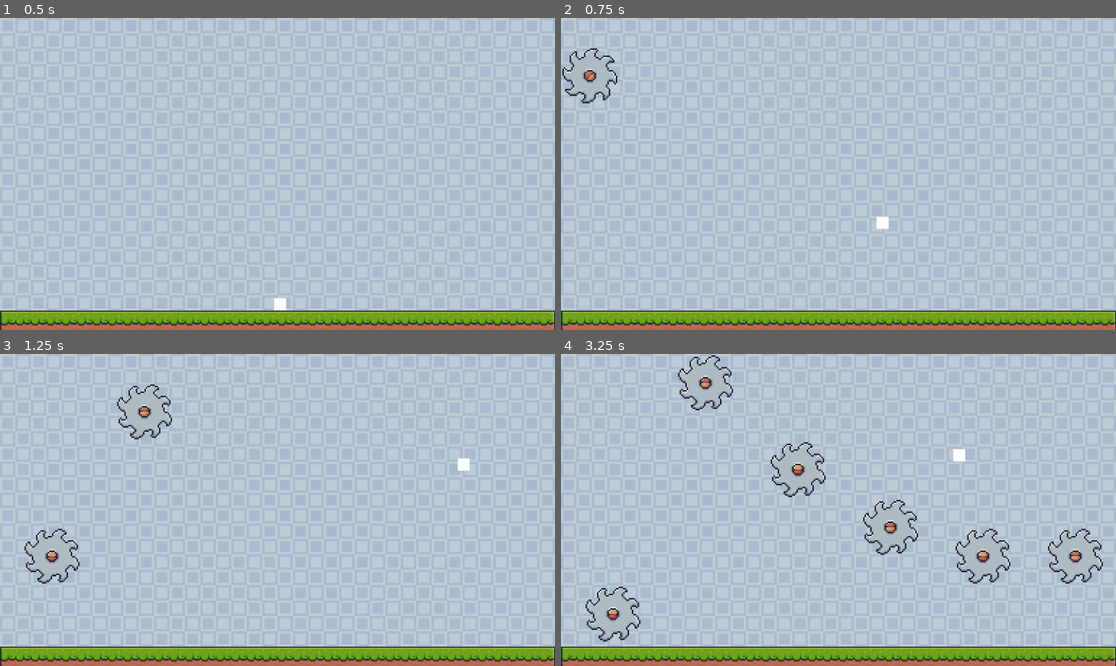
Above: before the commit, frames 1-4 (two rows, left to right).
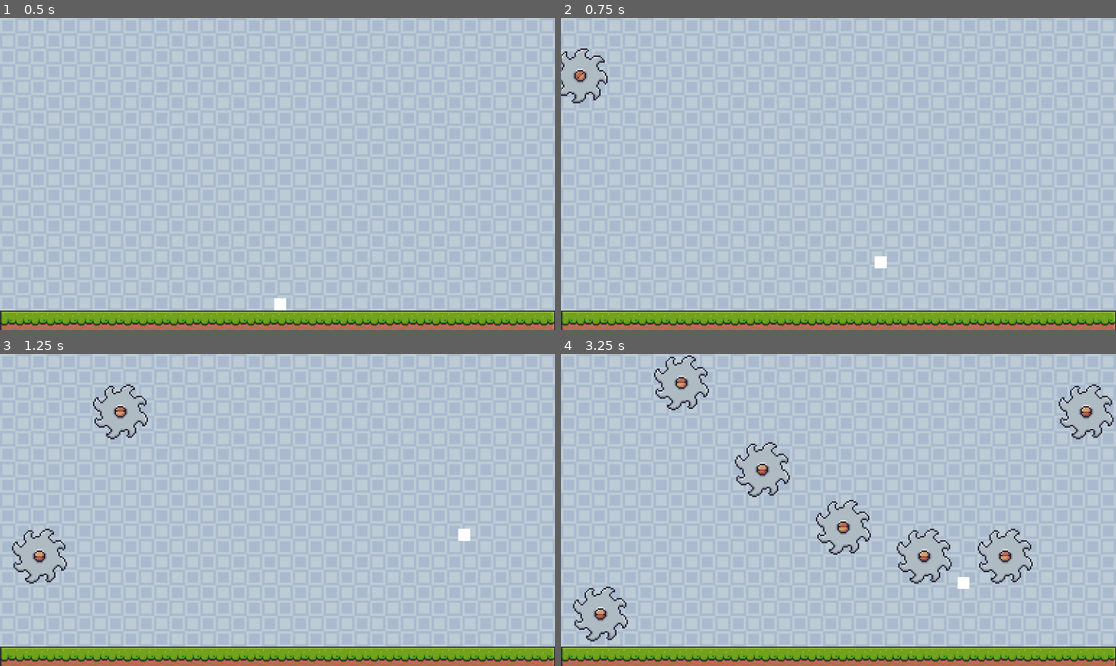
Above: after the commit, the same moments.

Repository: cpalomares01/object-dodging-game
Game: Godot game, scene res://scenes/main.tscn
The game is run twice, just before and just after one commit, with the same random seed, the same clock (stepped at 60 frames per second) and the same inputs.
Inputs:
- Up to frame 1 (0.5 s): no input
- Up to frame 2 (0.75 s): tap Enter at 0.5 s; hold D (right) from 0.53 s (still down); tap Space (jump) at 0.6 s
- Up to frame 3 (1.25 s): keep holding D (right); tap Space (jump) at 0.77, 1.07 s
- Up to frame 4 (3.25 s): tap Space (jump) at 1.35, 1.52, 1.82, 2.1, 2.85, 3.02 s; release D (right) at 2.03 s; hold A (left) 2.03-2.78 s; hold D (right) from 2.78 s (still down)

Frame 1 is identical in both runs. In frame 2, 0.9% of the frame differs, in the area x 0-60%, y 9-81%; in frame 3, 1.7%; in frame 4, 5.2%, in the area x 2-100%, y 0-93%.

Commit message:
fixed movement once and for all

Diff:
--- a/scripts/player.gd
+++ b/scripts/player.gd
@@ -1,48 +1,20 @@
 extends CharacterBody2D
 
 #constants
-const MAX_SPEED = 300
-const ACCELERATION = 50
-const FRICTION = 20
-const JUMP_VELOCITY = -1000
+const MAX_SPEED := 600
+const ACCELERATION = 70
+const FRICTION = 50
+const JUMP_VELOCITY = -800
 const GRAVITY = 2500
 
 #variables
-var input = Vector2.ZERO
 var max_jumps = 2
 var jump_count = 0
 
 func _physics_process(delta):
-	var input_direction: Vector2 = get_input()
+#region jump handler
 
-	if input_direction != Vector2.ZERO:
-		accelerate(input_direction)
-	else:
-		decelerate()
-	player_movement(delta)
-
-	velocity.y += GRAVITY * delta
-	handle_jumps()
-	player_movement(delta)
-
-func get_input() -> Vector2:
-	var input_direction = Vector2.ZERO
-
-	input_direction.x = Input.get_axis("left","right")
-	input_direction = input_direction
-	return input_direction
-
-func accelerate(direction):
-	velocity = velocity.move_toward(MAX_SPEED * direction, ACCELERATION)
-
-func decelerate():
-	velocity = velocity.move_toward(Vector2.ZERO, FRICTION)
-
-func player_movement(delta):
-	move_and_slide()
-
-func handle_jumps():
-	if Input.is_action_just_pressed("jump"):
+	if Input.is_action_just_pressed("jump") or Input.is_action_just_pressed("left_click"):
 		if is_on_floor():
 			jump_count = 0
 			velocity.y = JUMP_VELOCITY
@@ -50,3 +22,15 @@
 		if not is_on_floor() and jump_count < max_jumps:
 			velocity.y = JUMP_VELOCITY
 			jump_count += 1
+	else:
+		velocity.y += GRAVITY * delta
+
+#endregion
+#region movement
+
+	var direction = Input.get_axis("left","right")
+
+	velocity.x = move_toward(velocity.x, MAX_SPEED * direction, ACCELERATION)
+	move_and_slide()
+
+#endregion
--- a/scripts/saw.gd
+++ b/scripts/saw.gd
@@ -8,7 +8,7 @@
 
 # Called every frame. 'delta' is the elapsed time since the previous frame.
 func _process(delta):
-	position.x += 8
+	position.x += 7
 
 
 func _on_body_entered(body):
